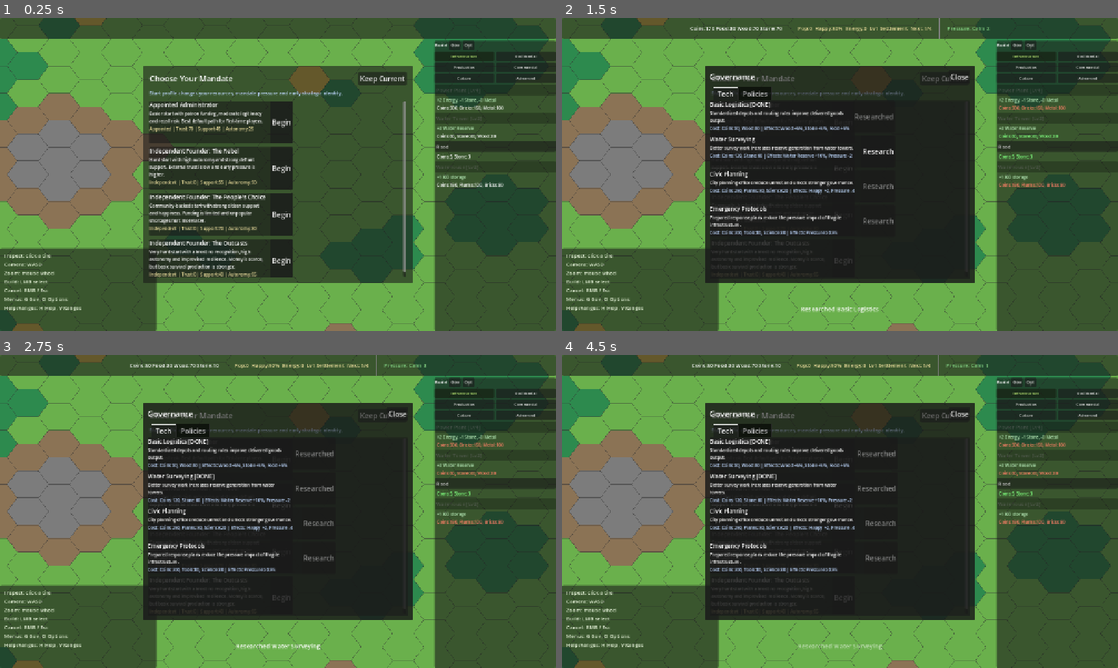
Above: before the commit, frames 1-4 (two rows, left to right).
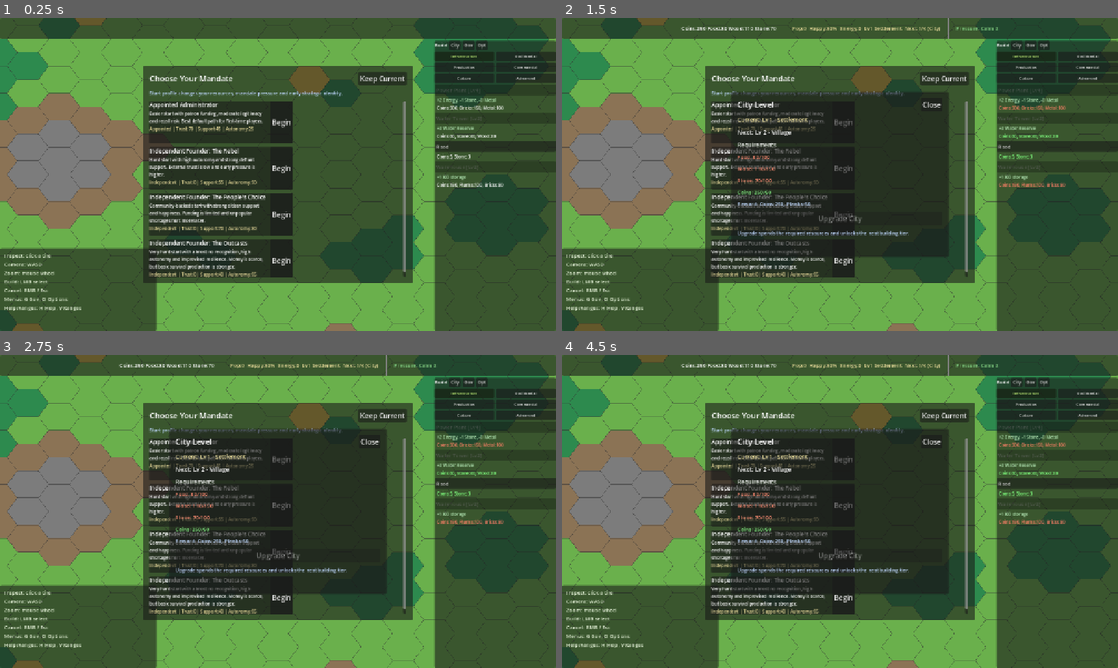
Above: after the commit, the same moments.

Repository: Gaefa/Gamefication
Game: Godot game, scene res://scenes/main.tscn
The game is run twice, just before and just after one commit, with the same random seed, the same clock (stepped at 60 frames per second) and the same inputs.
Inputs (mouse positions are in pixels of both pictures, inside the frame that each line leads up to):
- Up to frame 1 (0.25 s): no input
- Up to frame 2 (1.5 s): click (1017, 46) at 0.5 s, where only the run after the commit has a clickable "City"; click (873, 118) at 1.25 s, where only the run before the commit has a clickable "Research"
- Up to frame 3 (2.75 s): click (316, 489) at 2 s, where only the run before the commit has a clickable "Research"
- Up to frame 4 (4.5 s): click "Begin" at 2.75 s; click "Begin" at 3.5 s; click "Begin" at 4.25 s

The runs differ from the first frame. In frame 1, less than 0.1% of the frame differs, in the area x 81-88%, y 7-11%; in frame 2, 15%; in frame 3, 15%, in the area x 21-90%, y 0-95%; in frame 4, 15%.

Commit message:
feat: add explicit city level upgrade panel

Diff:
--- a/godot/content/base/localization.json
+++ b/godot/content/base/localization.json
@@ -159,6 +159,50 @@
     "en": "Governance",
     "ru": "Управление"
   },
+  "ui.city.short": {
+    "en": "City",
+    "ru": "Город"
+  },
+  "ui.city.tooltip": {
+    "en": "City level requirements and upgrade",
+    "ru": "Требования уровня города и повышение"
+  },
+  "ui.city.open_hint": {
+    "en": "(City)",
+    "ru": "(Город)"
+  },
+  "ui.city.title": {
+    "en": "City Level",
+    "ru": "Уровень города"
+  },
+  "ui.city.current": {
+    "en": "Current",
+    "ru": "Текущий"
+  },
+  "ui.city.next": {
+    "en": "Next",
+    "ru": "Следующий"
+  },
+  "ui.city.requirements": {
+    "en": "Requirements",
+    "ru": "Требования"
+  },
+  "ui.city.reward": {
+    "en": "Reward",
+    "ru": "Награда"
+  },
+  "ui.city.upgrade": {
+    "en": "Upgrade City",
+    "ru": "Повысить город"
+  },
+  "ui.city.spend_note": {
+    "en": "Upgrade spends the required resources and unlocks the next building tier.",
+    "ru": "Повышение списывает требуемые ресурсы и открывает следующий уровень зданий."
+  },
+  "ui.city.max_level": {
+    "en": "Max city level reached.",
+    "ru": "Достигнут максимальный уровень города."
+  },
   "ui.common.close": {
     "en": "Close",
     "ru": "Закрыть"
@@ -1522,6 +1566,10 @@
   "ui.progress.city_advanced": {
     "en": "City advanced to %s (level %d)!",
     "ru": "Город вырос: %s (уровень %d)!"
+  },
+  "ui.progress.city_upgrade_ready": {
+    "en": "City upgrade available: %s (level %d)",
+    "ru": "Доступно повышение города: %s (уровень %d)"
   },
   "ui.save.saved": {
     "en": "Game saved (slot %d)",
--- a/godot/scripts/core/commands/level_up_command.gd
+++ b/godot/scripts/core/commands/level_up_command.gd
@@ -8,19 +8,37 @@
 		message = Localization.t("ui.command.already_max_level", "Already at max level")
 		return
 
-	var reqs: Dictionary = next_def.get("requirements", {})
-	var req_pop: int = reqs.get("population", 0) as int
-	if (GameStateStore.population().total as int) < req_pop:
-		message = Localization.t("ui.command.need_population", "Need %d population") % req_pop
+	var reqs_raw: Variant = next_def.get("requirements", null)
+	if reqs_raw == null or not (reqs_raw is Dictionary):
+		message = Localization.t("ui.command.no_upgrade_available", "No upgrade available")
 		return
 
-	var req_res: Dictionary = reqs.get("resources", {})
-	if not GameStateStore.can_afford(req_res):
-		message = Localization.t("ui.command.not_enough_resources", "Not enough resources")
+	var reqs: Dictionary = reqs_raw as Dictionary
+	if not GameStateStore.can_afford(reqs):
+		message = "%s: %s" % [
+			Localization.t("ui.command.not_enough_resources", "Not enough resources"),
+			_missing_cost_text(reqs),
+		]
 		return
 
-	GameStateStore.spend(req_res)
+	GameStateStore.spend(reqs)
 	GameStateStore.progression().city_level = current_level + 1
+	var reward: Variant = next_def.get("reward", null)
+	if reward is Dictionary:
+		for res_id: String in (reward as Dictionary):
+			GameStateStore.add_resource(res_id, (reward as Dictionary)[res_id] as float)
+
 	success = true
 	message = Localization.t("ui.command.advanced_level", "Advanced to level %d!") % (current_level + 1)
 	EventBus.city_level_changed.emit(current_level + 1)
+
+
+func _missing_cost_text(cost: Dictionary) -> String:
+	var missing: Array[String] = []
+	for res_id: String in cost:
+		var needed: float = cost[res_id] as float
+		var have: float = GameStateStore.get_resource(res_id)
+		if have < needed:
+			var rdef: Dictionary = ContentDB.get_resource_def(res_id)
+			missing.append("%s %d/%d" % [Localization.content_text(rdef, "label", res_id), int(have), int(needed)])
+	return ", ".join(missing)
--- a/godot/scripts/core/systems/progression_system.gd
+++ b/godot/scripts/core/systems/progression_system.gd
@@ -2,6 +2,7 @@
 ## Updates population, happiness, checks city level advancement, and win conditions.
 
 var _aura_cache: AuraCache
+var _notified_upgrade_level: int = 0
 
 
 func _init(aura_cache: AuraCache) -> void:
@@ -104,21 +105,11 @@
 		if GameStateStore.get_resource(res_id) < required:
 			return
 
-	# All requirements met — level up! Spend the resources.
-	for res_id: String in reqs:
-		GameStateStore.add_resource(res_id, -(reqs[res_id] as float))
-
-	GameStateStore.progression().city_level = next_level
-
-	# Grant reward
-	var reward: Variant = def.get("reward", null)
-	if reward is Dictionary:
-		for res_id: String in (reward as Dictionary):
-			GameStateStore.add_resource(res_id, (reward as Dictionary)[res_id] as float)
-
-	EventBus.city_level_changed.emit(next_level)
+	if _notified_upgrade_level == next_level:
+		return
+	_notified_upgrade_level = next_level
 	EventBus.toast_requested.emit(
-		Localization.t("ui.progress.city_advanced", "City advanced to %s (level %d)!")
+		Localization.t("ui.progress.city_upgrade_ready", "City upgrade available: %s (level %d)")
 			% [Localization.content_text(def, "name", "?"), next_level],
 		5.0
 	)
--- a/godot/scripts/scenes/hud_root.gd
+++ b/godot/scripts/scenes/hud_root.gd
@@ -11,6 +11,7 @@
 
 var _build_panel: PanelContainer
 var _build_title_label: Label
+var _build_city_button: Button
 var _build_gov_button: Button
 var _build_settings_button: Button
 var _build_scroll: ScrollContainer
@@ -35,6 +36,8 @@
 var _governance_panel: PanelContainer
 var _governance_visible: bool = false
 var _governance_tabs: TabContainer
+var _city_panel: PanelContainer
+var _city_visible: bool = false
 var _settings_panel: PanelContainer
 var _settings_visible: bool = false
 var _settings_language_select: OptionButton
@@ -53,6 +56,7 @@
 	_build_toast()
 	_build_start_panel()
 	_build_help_panel()
+	_build_city_panel()
 	_build_governance_panel()
 	_build_settings_panel()
 	_connect_signals()
@@ -66,7 +70,11 @@
 	EventBus.game_event_spawned.connect(_on_event_spawned)
 	EventBus.new_game_started.connect(_on_new_game_started)
 	EventBus.tick_finished.connect(_on_tick_finished)
-	EventBus.city_level_changed.connect(func(_lv: int) -> void: _rebuild_building_list())
+	EventBus.city_level_changed.connect(func(_lv: int) -> void:
+		_rebuild_building_list()
+		if _city_visible:
+			_rebuild_city_panel()
+	)
 	EventBus.build_mode_changed.connect(_on_build_mode_changed)
 	Localization.locale_changed.connect(_on_locale_changed)
 
@@ -160,6 +168,8 @@
 				if GameStateStore.get_resource(res_id) >= (reqs[res_id] as float):
 					met += 1
 			city_text += "  %s:%d/%d" % [Localization.t("ui.resource.next", "Next"), met, reqs.size()]
+			if met < reqs.size():
+				city_text += " %s" % Localization.t("ui.city.open_hint", "(City)")
 	_city_label.text = city_text
 
 	# --- Risk ---
@@ -224,6 +234,11 @@
 	_build_title_label.mouse_filter = Control.MOUSE_FILTER_IGNORE
 	header.add_child(_build_title_label)
 
+	_build_city_button = Button.new()
+	_build_city_button.add_theme_font_size_override("font_size", 10)
+	_build_city_button.pressed.connect(toggle_city_panel)
+	header.add_child(_build_city_button)
+
 	_build_gov_button = Button.new()
 	_build_gov_button.add_theme_font_size_override("font_size", 10)
 	_build_gov_button.pressed.connect(toggle_governance)
@@ -290,6 +305,9 @@
 func _refresh_build_panel_labels() -> void:
 	if _build_title_label:
 		_build_title_label.text = Localization.t("ui.build.title", "Build")
+	if _build_city_button:
+		_build_city_button.text = Localization.t("ui.city.short", "City")
+		_build_city_button.tooltip_text = Localization.t("ui.city.tooltip", "City level requirements and upgrade")
 	if _build_gov_button:
 		_build_gov_button.text = Localization.t("ui.governance.short", "Gov")
 		_build_gov_button.tooltip_text = Localization.t("ui.governance.tooltip", "Governance (G): tech tree and policies")
@@ -493,6 +511,8 @@
 		_help_label.text = _get_help_text()
 	if _governance_visible:
 		_rebuild_governance_panel()
+	if _city_visible:
+		_rebuild_city_panel()
 	if _settings_visible:
 		_rebuild_settings_panel()
 	if _start_visible:
@@ -960,6 +980,145 @@
 func _on_new_game_started() -> void:
 	_update_resource_bar()
 	_rebuild_building_list()
+	if _city_visible:
+		_rebuild_city_panel()
+
+
+# ===========================================================
+# CITY PANEL (center) — Level requirements / manual upgrade
+# ===========================================================
+
+func _build_city_panel() -> void:
+	_city_panel = PanelContainer.new()
+	_city_panel.set_anchors_preset(PRESET_CENTER)
+	_city_panel.size = Vector2(500, 380)
+	_city_panel.position = Vector2(-250, -190)
+	_city_panel.visible = false
+	_city_panel.mouse_filter = Control.MOUSE_FILTER_STOP
+	add_child(_city_panel)
+	_rebuild_city_panel()
+
+
+func toggle_city_panel() -> void:
+	_city_visible = not _city_visible
+	_city_panel.visible = _city_visible
+	if _city_visible:
+		_rebuild_city_panel()
+
+
+func _rebuild_city_panel() -> void:
+	if _city_panel == null:
+		return
+	for c: Node in _city_panel.get_children():
+		c.queue_free()
+
+	var margin := MarginContainer.new()
+	margin.add_theme_constant_override("margin_left", 14)
+	margin.add_theme_constant_override("margin_top", 14)
+	margin.add_theme_constant_override("margin_right", 14)
+	margin.add_theme_constant_override("margin_bottom", 14)
+	_city_panel.add_child(margin)
+
+	var root := VBoxContainer.new()
+	root.add_theme_constant_override("separation", 10)
+	margin.add_child(root)
+
+	var header := HBoxContainer.new()
+	root.add_child(header)
+
+	var title := Label.new()
+	title.text = Localization.t("ui.city.title", "City Level")
+	title.add_theme_font_size_override("font_size", 18)
+	title.size_flags_horizontal = Control.SIZE_EXPAND_FILL
+	header.add_child(title)
+
+	var close_btn := Button.new()
+	close_btn.text = Localization.t("ui.common.close", "Close")
+	close_btn.pressed.connect(toggle_city_panel)
+	header.add_child(close_btn)
+
+	var current_level: int = GameStateStore.progression().city_level as int
+	var current_def: Dictionary = ContentDB.get_level_def(current_level)
+	var current_name: String = Localization.content_text(current_def, "name", "?")
+	var current_lbl := Label.new()
+	current_lbl.text = "%s: %s %d - %s" % [
+		Localization.t("ui.city.current", "Current"),
+		Localization.t("ui.resource.level", "Lv"),
+		current_level,
+		current_name,
+	]
+	current_lbl.add_theme_font_size_override("font_size", 13)
+	current_lbl.add_theme_color_override("font_color", Color(0.9, 0.85, 0.6))
+	root.add_child(current_lbl)
+
+	var next_def: Dictionary = ContentDB.get_level_def(current_level + 1)
+	if next_def.is_empty():
+		var max_lbl := Label.new()
+		max_lbl.text = Localization.t("ui.city.max_level", "Max city level reached.")
+		max_lbl.add_theme_font_size_override("font_size", 13)
+		root.add_child(max_lbl)
+		return
+
+	var next_name: String = Localization.content_text(next_def, "name", "?")
+	var next_lbl := Label.new()
+	next_lbl.text = "%s: %s %d - %s" % [
+		Localization.t("ui.city.next", "Next"),
+		Localization.t("ui.resource.level", "Lv"),
+		current_level + 1,
+		next_name,
+	]
+	next_lbl.add_theme_font_size_override("font_size", 14)
+	root.add_child(next_lbl)
+
+	var reqs: Dictionary = next_def.get("requirements", {}) as Dictionary
+	var req_title := Label.new()
+	req_title.text = Localization.t("ui.city.requirements", "Requirements")
+	req_title.add_theme_font_size_override("font_size", 13)
+	root.add_child(req_title)
+
+	var can_upgrade := true
+	for res_id: String in reqs:
+		var needed: float = reqs[res_id] as float
+		var have: float = GameStateStore.get_resource(res_id)
+		var rdef: Dictionary = ContentDB.get_resource_def(res_id)
+		var line := Label.new()
+		line.text = "%s: %d/%d" % [Localization.content_text(rdef, "label", res_id), int(have), int(needed)]
+		line.add_theme_font_size_override("font_size", 12)
+		line.add_theme_color_override("font_color", Color(0.55, 1.0, 0.55) if have >= needed else Color(1.0, 0.55, 0.45))
+		root.add_child(line)
+		if have < needed:
+			can_upgrade = false
+
+	var reward: Dictionary = next_def.get("reward", {}) as Dictionary
+	var reward_lbl := Label.new()
+	reward_lbl.text = "%s: %s" % [Localization.t("ui.city.reward", "Reward"), _format_cost(reward)]
+	reward_lbl.add_theme_font_size_override("font_size", 12)
+	reward_lbl.add_theme_color_override("font_color", Color(0.75, 0.85, 1.0))
+	root.add_child(reward_lbl)
+
+	var upgrade_btn := Button.new()
+	upgrade_btn.text = Localization.t("ui.city.upgrade", "Upgrade City")
+	upgrade_btn.disabled = not can_upgrade
+	upgrade_btn.pressed.connect(_upgrade_city_level)
+	root.add_child(upgrade_btn)
+
+	var note := Label.new()
+	note.text = Localization.t("ui.city.spend_note", "Upgrade spends the required resources and unlocks the next building tier.")
+	note.autowrap_mode = TextServer.AUTOWRAP_WORD_SMART
+	note.add_theme_font_size_override("font_size", 11)
+	note.add_theme_color_override("font_color", Color(0.75, 0.85, 1.0))
+	root.add_child(note)
+
+
+func _upgrade_city_level() -> void:
+	var orch: GameOrchestrator = _get_orchestrator()
+	if orch == null:
+		return
+	var cmd: CommandBase = load("res://scripts/core/commands/level_up_command.gd").new()
+	orch.command_bus.execute(cmd)
+	_update_resource_bar()
+	_rebuild_building_list()
+	_rebuild_city_panel()
 
 
 # ===========================================================
@@ -1442,3 +1601,5 @@
 func _on_tick_finished(_tick: int) -> void:
 	_update_resource_bar()
 	_update_info()
+	if _city_visible:
+		_rebuild_city_panel()
